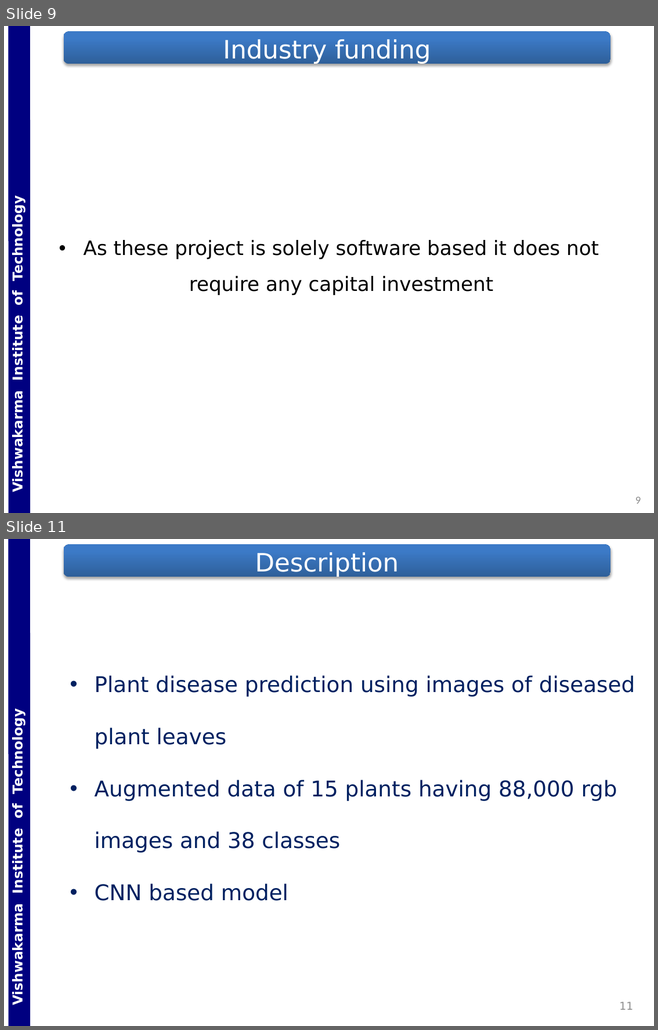
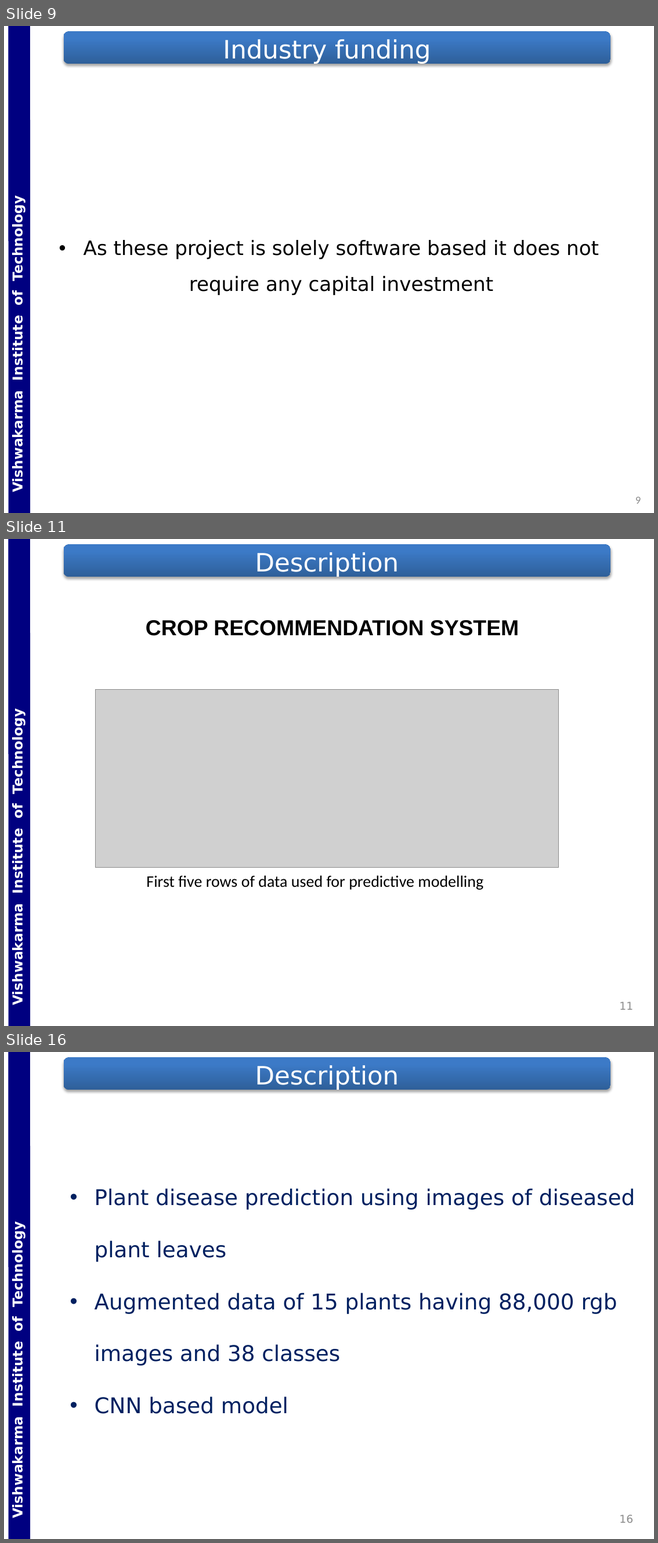
Before and after one commit to Gladiator07/Harvestify, a slide deck: Docs/PPT_ED_SY_DIV-ICA_BATCH-B3_GRP-G5_DATE-201030_RN-65-66-67-68.pptx. Shown one above the other, each under a label of ours: slides 9 and 11 before the commit, slides 9, 11 and 16 after it; the slides between them are not shown. The pictures are 658x1030 and 658x1543 pixels, drawn with LibreOffice and Linux fonts; fonts in the diff are those of the drawing; grey boxes stand for pictures; background and template pictures are left out. Boxes give left, top, right and bottom in pixels: in the first picture for what was removed or moved away, otherwise in the second. Text is boxed around its words. In the diff, an @@ line names an element or a change of style, - is before the commit and + after.

```diff
--- a/Docs/PPT_ED_SY_DIV-ICA_BATCH-B3_GRP-G5_DATE-201030_RN-65-66-67-68.pptx
+++ b/Docs/PPT_ED_SY_DIV-ICA_BATCH-B3_GRP-G5_DATE-201030_RN-65-66-67-68.pptx
@@ slide 11 added at bbox=[4, 539, 654, 1026], background #FFFFFF; not listed: 2 template elements that a slide beside it also shows @@
@@ title added at bbox=[255, 552, 399, 577], 28 pt, text #FFFFFF @@
+Description
@@ text added at bbox=[146, 620, 518, 636], 24 pt, text #000000, bold @@
+CROP RECOMMENDATION SYSTEM
@@ picture added at bbox=[96, 690, 558, 868] @@
@@ text added at bbox=[146, 875, 483, 890], 18 pt, text #000000 @@
+First five rows of data used for predictive modelling
@@ page number added at bbox=[619, 1002, 633, 1010], 12 pt, text #8C8C8C @@
+11
@@ what was slide 11 is now slide 16 @@
@@ page number at bbox=[619, 1515, 633, 1523]: text changed @@
-11
+16
```
Also in this commit, not shown: 3 slides changed, 4 other slides added, 2 other files.
